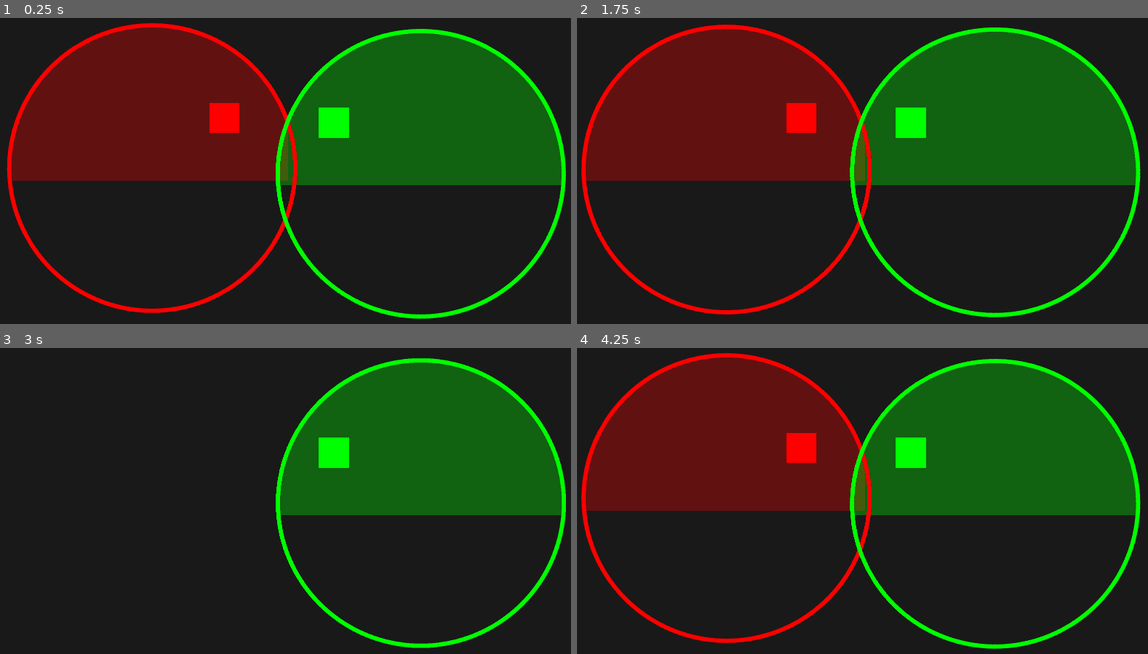
Above: before the commit, frames 1-4 (two rows, left to right).
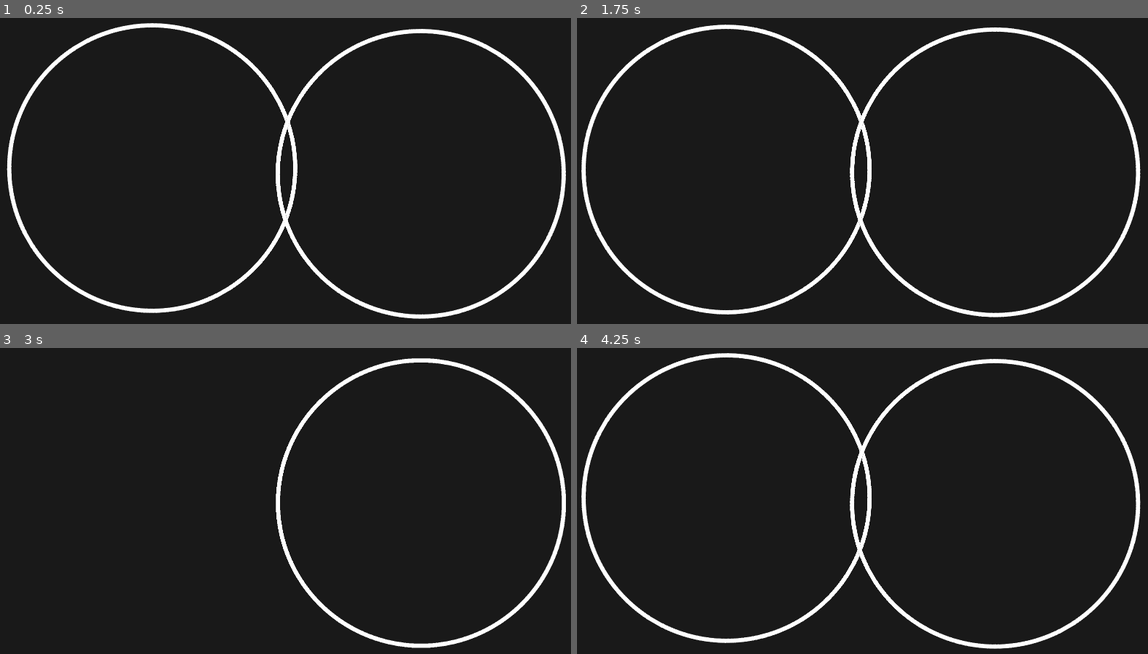
Above: after the commit, the same moments.

Repository: Option-2-Games/spectral-shift
Game: Godot game, scene res://tests/spectrum_merge_region/spectrum_merge_region_tester.tscn
Two runs of this game, one before a commit and one after it. Both use one fixed random seed, a clock stepped at 60 frames per second and the inputs below. This scene is started directly instead of the project's main scene.
Inputs (mouse positions are in pixels of both pictures, inside the frame that each line leads up to):
- Up to frame 1 (0.25 s): no input
- Up to frame 2 (1.75 s): tap Enter (ui_accept) at 0.5, 1.35, 1.52 s; move the mouse to (988, 152) at 0.52 s; hold Right (ui_right) 0.53-1.28 s; hold Enter (ui_accept) 0.53-1.28 s; click (988, 152) at 0.67 s; move the mouse to (742, 186) at 1.27 s; hold Down (ui_down) from 1.28 s (still down)
- Up to frame 3 (3 s): tap Enter (ui_accept) at 1.82, 2.85 s; move the mouse to (342, 427) at 2.02 s; release Down (ui_down) at 2.03 s; hold Right (ui_right) 2.03-2.78 s; hold Enter (ui_accept) 2.03-2.78 s; move the mouse to (251, 565) at 2.77 s; hold Up (ui_up) from 2.78 s (still down); click (251, 565) at 2.92 s
- Up to frame 4 (4.25 s): tap Enter (ui_accept) at 3.02, 3.32 s; move the mouse to (1033, 546) at 3.52 s; release Up (ui_up) at 3.53 s; hold Left (ui_left) from 3.53 s (still down); hold Enter (ui_accept) from 3.53 s (still down)

The runs differ from the first frame. In frame 1, 44% of the frame differs, in the area x 1-100%, y 1-99%; in frame 2, 44%; in frame 3, 22%; in frame 4, 44%.

Commit message:
Use tool on merge region

Diff:
--- a/objects/lasers/laser.tscn
+++ b/objects/lasers/laser.tscn
@@ -4,7 +4,6 @@
 [ext_resource path="res://scripts/laser.gd" type="Script" id=3]
 
 [node name="Laser" type="Sprite"]
-modulate = Color( 0.780392, 0.305882, 0.32549, 1 )
 texture = ExtResource( 1 )
 offset = Vector2( 50, 0 )
 script = ExtResource( 3 )
@@ -14,4 +13,4 @@
 show_behind_parent = true
 points = PoolVector2Array( 83, 0, 120, 0 )
 width = 25.0
-default_color = Color( 1.5, 0.31, 0.33, 1 )
+default_color = Color( 1.5, 1.5, 1.5, 1 )
--- a/objects/player.tscn
+++ b/objects/player.tscn
@@ -12,9 +12,7 @@
 __meta__ = {
 "_edit_group_": true
 }
-path_red_region = NodePath("RedRegion")
-path_green_region = NodePath("GreenRegion")
-path_blue_region = NodePath("BlueRegion")
+node_paths = [ NodePath("RedRegion"), NodePath("GreenRegion"), NodePath("BlueRegion") ]
 
 [node name="Collider" type="CollisionShape2D" parent="."]
 shape = SubResource( 1 )
@@ -23,42 +21,23 @@
 polygon = PoolVector2Array( -50, -50, 50, -50, 50, 50, -50, 50 )
 
 [node name="RedRegion" parent="." instance=ExtResource( 1 )]
+rotation = 1.59649
 scale = Vector2( 1e-05, 1e-05 )
 collision_mask = 2
-
-[node name="Border" parent="RedRegion" index="1"]
-modulate = Color( 0.780392, 0.305882, 0.32549, 1 )
-z_index = 4096
-
-[node name="Region" parent="RedRegion/Border" index="0"]
-range_item_cull_mask = 2
+spectrum = 1
 
 [node name="GreenRegion" parent="." instance=ExtResource( 1 )]
+rotation = -0.00387989
 scale = Vector2( 1e-05, 1e-05 )
 collision_mask = 4
-
-[node name="Border" parent="GreenRegion" index="1"]
-modulate = Color( 0.32549, 0.780392, 0.305882, 1 )
-z_index = 4096
-
-[node name="Region" parent="GreenRegion/Border" index="0"]
-range_item_cull_mask = 4
+spectrum = 2
 
 [node name="BlueRegion" parent="." instance=ExtResource( 1 )]
+rotation = 5.42466
 scale = Vector2( 1e-05, 1e-05 )
-collision_mask = 4
-
-[node name="Border" parent="BlueRegion" index="1"]
-modulate = Color( 0.305882, 0.32549, 0.780392, 1 )
-z_index = 4096
-
-[node name="Region" parent="BlueRegion/Border" index="0"]
-range_item_cull_mask = 8
+collision_mask = 8
+spectrum = 3
 
 [node name="SpectrumSwitcher" parent="." instance=ExtResource( 2 )]
 
 [connection signal="spectrum_switched" from="SpectrumSwitcher" to="." method="_on_SpectrumSwitcher_spectrum_switched"]
-
-[editable path="RedRegion"]
-[editable path="GreenRegion"]
-[editable path="BlueRegion"]
--- a/objects/spectrum_merge_region.tscn
+++ b/objects/spectrum_merge_region.tscn
@@ -31,11 +31,13 @@
 fill_to = Vector2( 0.5, 0 )
 
 [node name="SpectrumMergeRegion" type="Area2D"]
+rotation = -1.4205
 collision_layer = 256
 script = ExtResource( 1 )
 __meta__ = {
 "_edit_group_": true
 }
+node_paths = [ NodePath("Border"), NodePath("Region") ]
 
 [node name="MergeRegion" type="CollisionShape2D" parent="."]
 shape = SubResource( 1 )
@@ -46,7 +48,7 @@
 texture = SubResource( 5 )
 offset = Vector2( 5, 0 )
 
-[node name="Region" type="Light2D" parent="Border"]
+[node name="Region" type="Light2D" parent="."]
 texture = SubResource( 3 )
 offset = Vector2( 5, 0 )
 mode = 2
--- a/scripts/player.gd
+++ b/scripts/player.gd
@@ -1,17 +1,15 @@
 extends KinematicBody2D
 
 # === Component Paths ===
-export(NodePath) var path_red_region
-export(NodePath) var path_green_region
-export(NodePath) var path_blue_region
+export(Array, NodePath) var node_paths
 
 # === Variables ===
 var _merged_region: MergeRegion
 
 # === Components Nodes ===
-onready var _red_region = get_node(path_red_region)
-onready var _green_region = get_node(path_green_region)
-onready var _blue_region = get_node(path_blue_region)
+onready var _red_region = get_node(node_paths[0])
+onready var _green_region = get_node(node_paths[1])
+onready var _blue_region = get_node(node_paths[2])
 
 ## Regions as an array
 onready var _regions = [null, _red_region, _green_region, _blue_region]
--- a/scripts/spectrum_merge_region.gd
+++ b/scripts/spectrum_merge_region.gd
@@ -1,12 +1,25 @@
+tool
 class_name MergeRegion
 extends Area2D
 
+# === Spectrum and Component Paths ===
+export(Constants.Spectrum) var spectrum setget _apply_spectrum
+export(Array, NodePath) var node_paths
 
-## Start spin animation
+# === Components ===
+onready var border = get_node(node_paths[0]) as Sprite
+onready var region = get_node(node_paths[1]) as Light2D
+
+
 func _ready() -> void:
-	var spin_direction = 1 if randi() % 2 == 0 else -1
-	var spin = create_tween().set_loops()
-	spin.tween_property(self, "rotation_degrees", spin_direction * 360, 3).from_current()
+	# Spin animation (only in-game)
+	if not Engine.editor_hint:
+		var spin_direction = 1 if randi() % 2 == 0 else -1
+		var spin = create_tween().set_loops()
+		spin.tween_property(self, "rotation_degrees", spin_direction * 360, 3).from(0.0)
+
+	# Apply spectrum
+	_apply_spectrum(spectrum)
 
 
 ## Open this region
@@ -19,6 +32,18 @@
 func close() -> void:
 	var close = self.create_tween().set_trans(Tween.TRANS_CUBIC)
 	close.tween_property(self, "scale", Vector2.ZERO, 0.1).set_ease(Tween.EASE_IN)
+
+
+## Apply spectrum setting
+##
+## @param new_spectrum: Selected spectrum
+func _apply_spectrum(new_spectrum: int) -> void:
+	spectrum = new_spectrum
+	if border != null:
+		# Set collision masks and modulate border
+		set_collision_mask(1 << spectrum)
+		region.set_item_cull_mask(1 << spectrum)
+		border.set_modulate(Constants.STANDARD_COLOR[spectrum])
 
 
 ## Handle objects entering region
